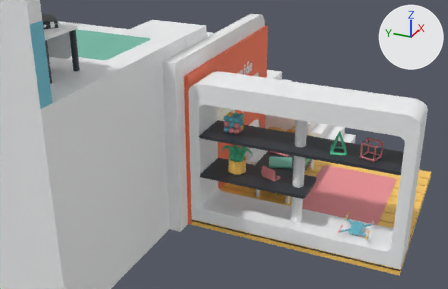
Before and after pictures for a commit that changed the Blender file Resorces/Room.blend.
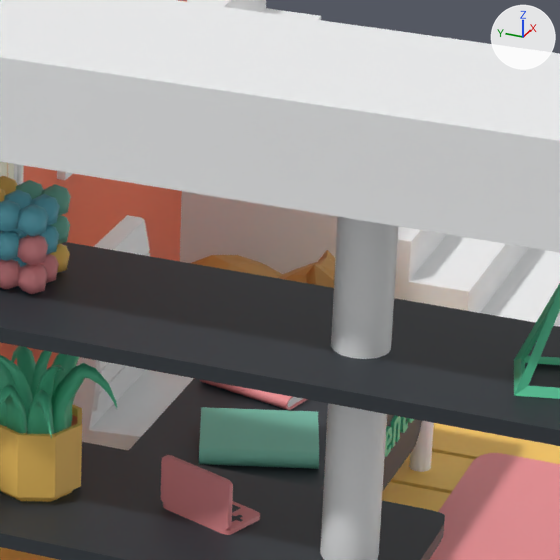
Each version appears first from a 50 mm camera at (-27.14, -11.15, 16.22) aimed at (-4.15, -0.8, 4.72), and next in a close-up on the part from 51% to 76% of the width and 27% to 64% of the height. Arrows for +X, +Y and +Z are at upper right; the lights stay in place.

Objects in the first close-up: 'Alfombra01', 'Armario', 'ArmarioPilar', 'ArmarioTablas', 'Bolas', 'BookBig', 'Escalera01', 'Mesa', 'Pared01', 'Planta', 'Silla', 'Suelo'.
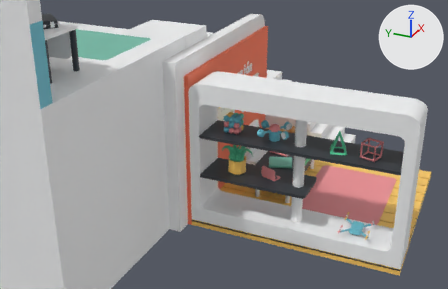
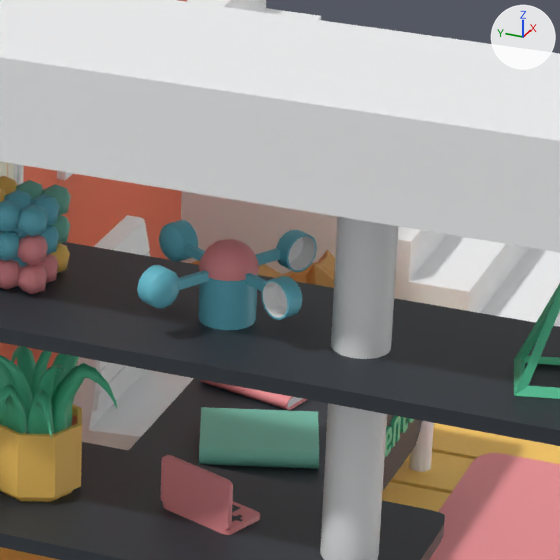
Edits to the bpy script that builds the scene:
```text
Add me_sphere_001:
    me_sphere_001.from_pydata(...)  # 735 vertices, 751 faces; spans x -3.64..3.64, y -3.64..3.64, z -1.9..1.03
    me_sphere_001.polygons.foreach_set('use_smooth', [True] * 751)
    # faces by material slot: [499, 132, 120]
    me_sphere_001.materials.append(mat_info)  # cyan #6cc3d5
    me_sphere_001.materials.append(mat_light)  # white #f8f9fa
    me_sphere_001.materials.append(mat_secondary)  # pink #f3969a
Add ob_sphere:
    ob_sphere = bpy.data.objects.new('Sphere', me_sphere_001)
    ob_sphere.location = (-3.016, -2.758, 5.339)
    ob_sphere.rotation_euler = (0.0, 0.0, -0.513)  # degrees (0, 0, -29)
    ob_sphere.scale = (0.25, 0.25, 0.25)
```

Changed parts and their boxes [x1, y1, x2, y2] in the close-ups (560 x 560 px):
'Sphere', added (cyan)
    after: [137, 220, 317, 330]
    faces in mat_info (cyan #6cc3d5): [137, 220, 317, 330]
    faces in mat_secondary (pink #f3969a): [199, 239, 259, 281]
    faces in mat_light (white #f8f9fa): [263, 236, 315, 318]
